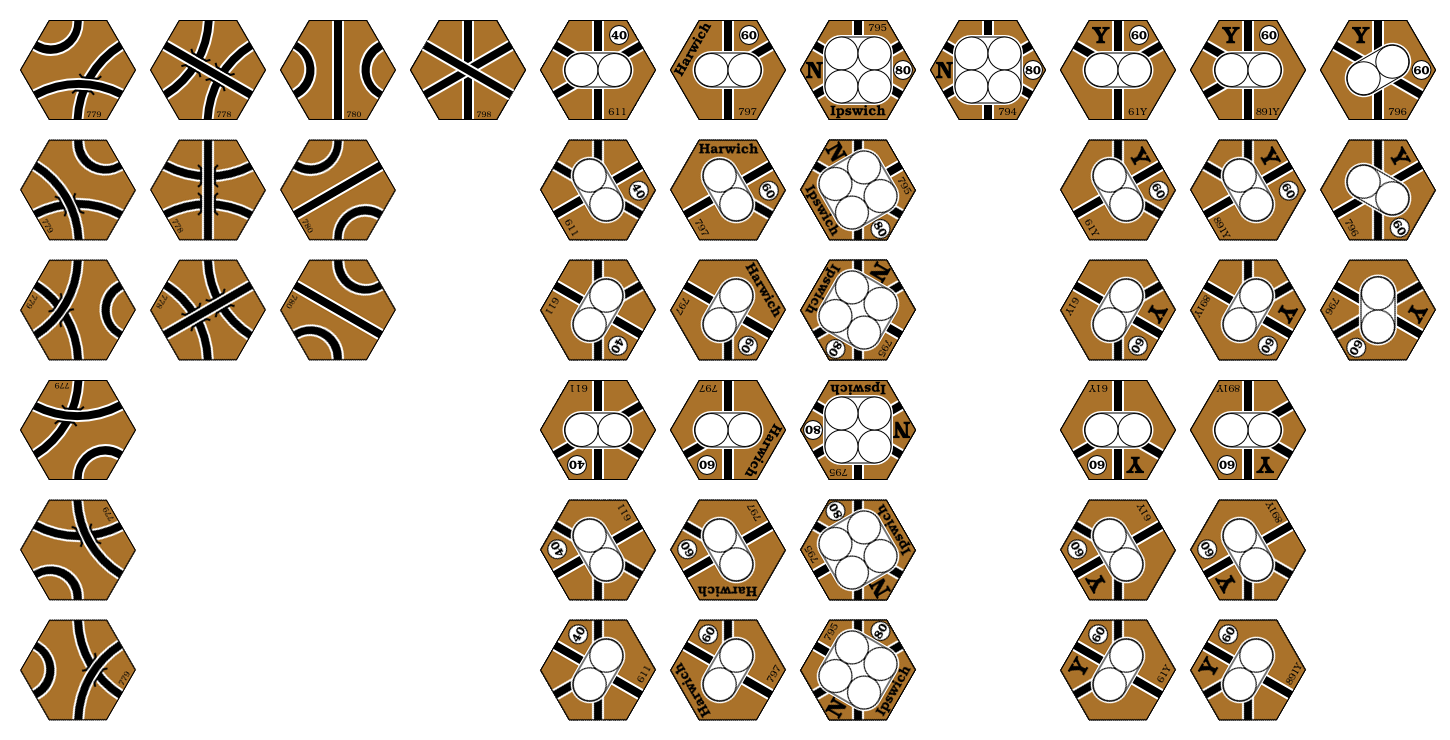
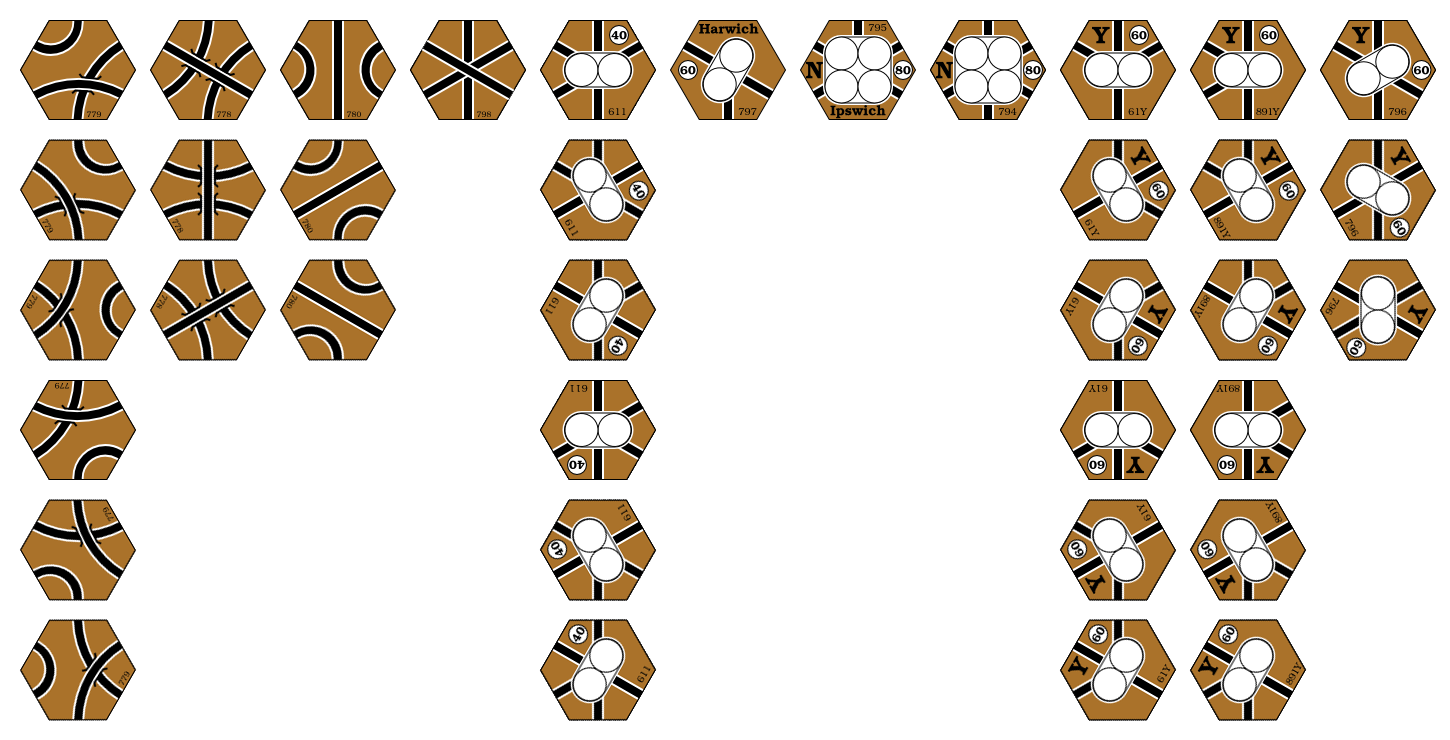
Two versions of the same layered image (w=1450, h=740). Layer-by-layer changes:
painted on "Russet.png" over [669, 20, 917, 721]
